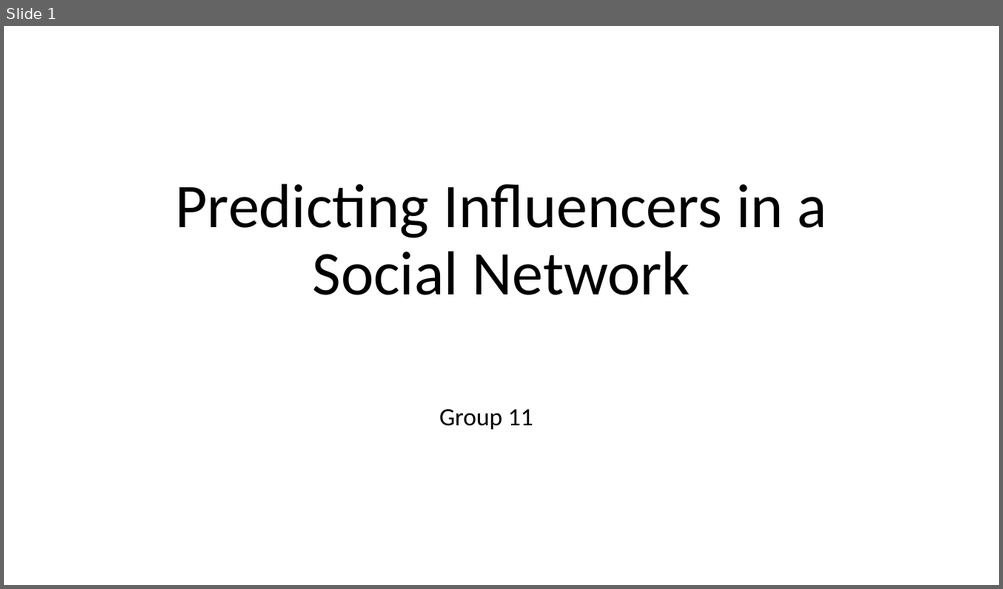
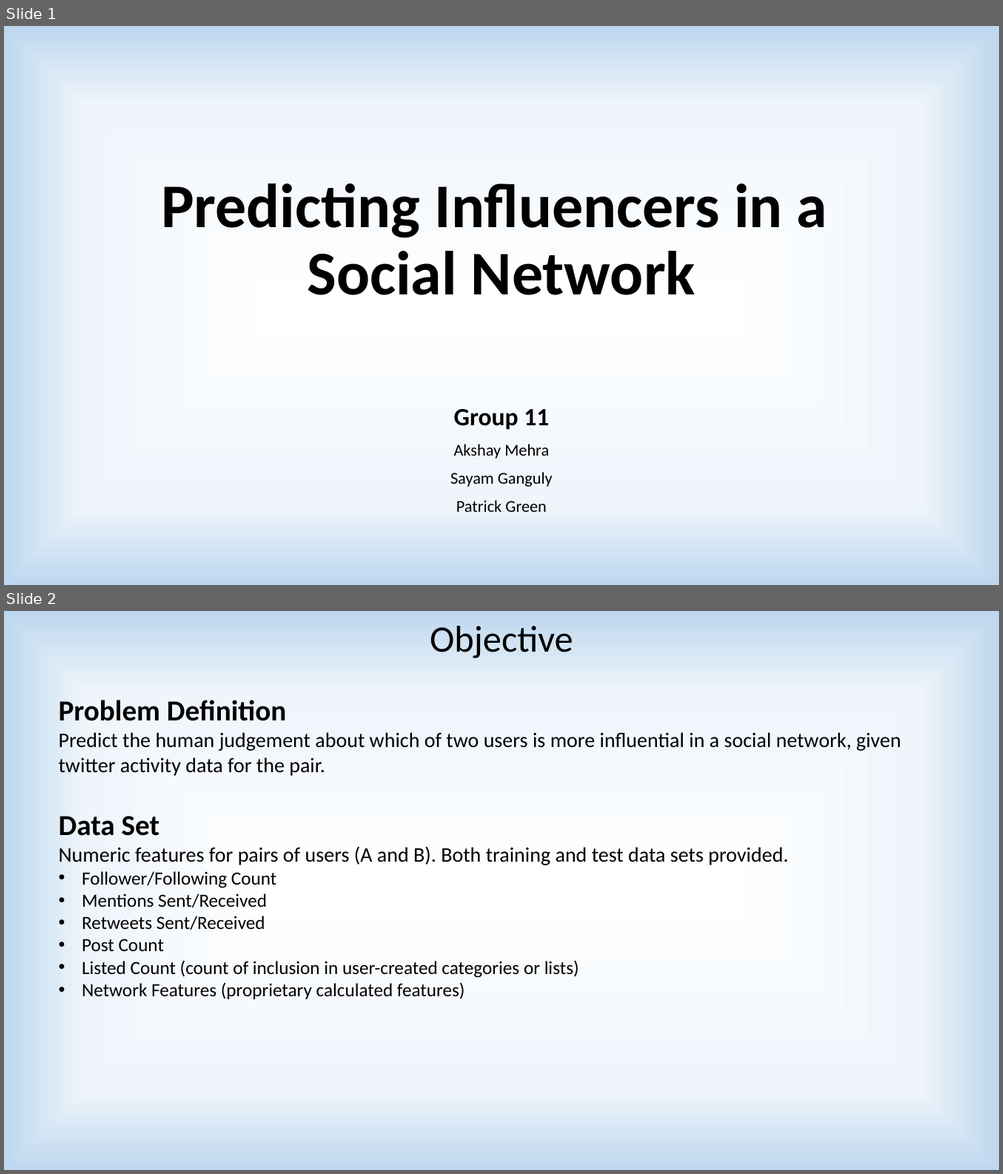
Before and after one commit to akshaymehra24/who-is-more-influential, a slide deck: Predicting Influencers in a Social Network.pptx. Shown one above the other, each under a label of ours: slide 1 before the commit, slides 1 and 2 after it. The pictures are 1003x589 and 1003x1174 pixels, drawn with LibreOffice and Linux fonts; fonts in the diff are those of the drawing. Boxes give left, top, right and bottom in pixels: in the first picture for what was removed or moved away, otherwise in the second. Text is boxed around its words. In the diff, an @@ line names an element or a change of style, - is before the commit and + after.

```diff
--- a/Predicting Influencers in a Social Network.pptx
+++ b/Predicting Influencers in a Social Network.pptx
@@ slide 2 added at [4,611,999,1170], background gradient #FFFFFF to #EFF5FB to #BDD7EE @@
@@ text added at [430,626,573,658], 36 pt, text #000000 @@
+Objective
@@ text added at [59,700,901,999], 20 pt, text #000000 @@
+Problem Definition
+Predict the human judgement about which of two users is more influential in a social network, given twitter activity data for the pair.
+Data Set
+Numeric features for pairs of users (A and B). Both training and test data sets provided.
+• Follower/Following Count
+• Mentions Sent/Received
+• Retweets Sent/Received
+• Post Count
+• Listed Count (count of inclusion in user-created categories or lists)
+• Network Features (proprietary calculated features)
@@ slide 1 changed as well @@
@@ background #FFFFFF to gradient #FFFFFF to #EFF5FB to #BDD7EE @@
@@ title "Predicting Influencers in a Social ...": place and size @@
-title "Predicting Influencers in a Social ..." at [176,184,826,295]
+title "Predicting Influencers in a Social ..." at [161,184,827,295]
@@ title "Predicting Influencers in a Social ..." at [161,184,827,295]: bold on @@
@@ subtitle "Group 11": place and size @@
-subtitle "Group 11" at [439,409,533,430]
+subtitle "Group 11" at [450,409,552,512]
@@ subtitle at [454,409,549,430]: bold on in "Group 11" @@
@@ subtitle at [450,444,552,512]: paragraphs added @@
+Akshay Mehra
+Sayam Ganguly
+Patrick Green
```
Also in this commit, not shown: 8 other slides changed, 4 other slides added, 4 slides removed.
